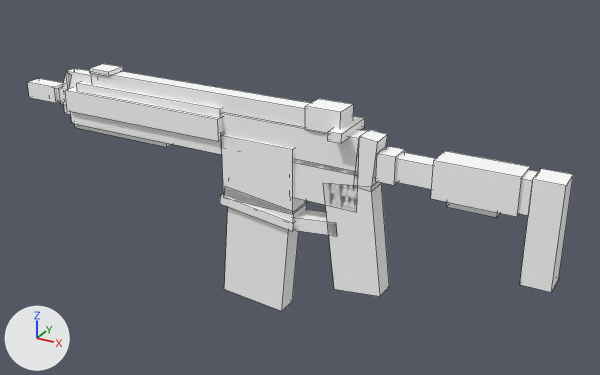
The OBJ model crafting-dead-core/src/main/resources/assets/craftingdead/models/gun/mpt55.obj, before and after one commit.
Before and after are seen from a 50 mm camera at (8.76, -9.18, 5.21) aimed at (3.57, 0.25, 0.49). Arrows for +X, +Y and +Z are at lower left; the lights stay in place. Mesh edges are drawn as thin lines. Where no turn or scale is listed for an object, it has been applied to the vertices.

Names of what the first picture shows: 'Shape1', 'Shape10', 'Shape11', 'Shape13', 'Shape17', 'Shape20', 'Shape21', 'Shape28', 'Shape29', 'Shape31', 'Shape32', 'Shape4', 'Shape5', 'Shape7', 'Shape8', 'Shape9'.
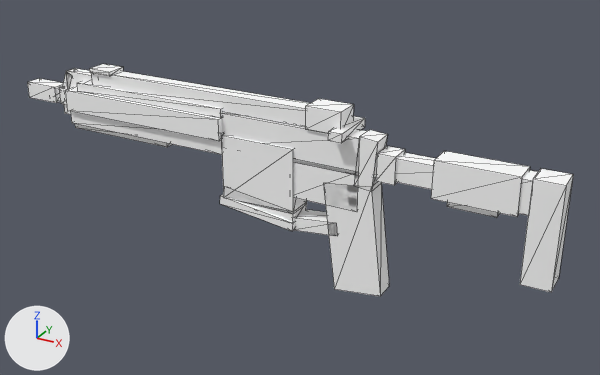
The newer file is also turned or shifted as a whole; pictures and numbers use the older file's frame.

The change in detail:
me_shape1 is used by ob_shape1; location (0.0, 0.0, 0.0).
me_shape1 had 8 vertices, 6 faces and spanned x -0.625..-0.312, y -0.187..0.0, z 1.275..1.462.
me_shape1 now has 8 vertices, 12 faces and spans x -0.625..-0.312, y -0.187..0.0, z 1.275..1.462.
Part 1, on me_shape1:
6 faces are deleted.
12 new faces join them.
me_shape20 is used by ob_shape20; location (0.0, 0.0, 0.0).
me_shape20 had 8 vertices, 6 faces and spanned x 4.19..5.07, y -0.25..0.06, z -0.67..0.96.
me_shape20 now has 8 vertices, 12 faces and spans x 4.19..5.07, y -0.25..0.06, z -0.67..0.96.
Part 2, on me_shape20:
6 faces are deleted.
12 new faces join them.
me_shape31 is used by ob_shape31; location (0.0, 0.0, 0.0).
me_shape31 had 8 vertices, 6 faces and spanned x 5.875..6.5, y -0.219..0.031, z 0.9..1.087.
me_shape31 now has 8 vertices, 12 faces and spans x 5.875..6.5, y -0.219..0.031, z 0.9..1.087.
Part 3, on me_shape31:
6 faces are deleted.
12 new faces join them.
me_shape4 is used by ob_shape4; location (0.0, 0.0, 0.0).
me_shape4 had 8 vertices, 6 faces and spanned x -0.375..0.0, y -0.219..0.031, z 1.244..1.494.
me_shape4 now has 8 vertices, 12 faces and spans x -0.375..0.0, y -0.219..0.031, z 1.244..1.494.
Part 4, on me_shape4:
6 faces are deleted.
12 new faces join them.
me_shape5 is used by ob_shape5; location (0.0, 0.0, 0.0).
me_shape5 had 8 vertices, 6 faces and spanned x -1.031..-0.469, y -0.219..0.031, z 1.244..1.494.
me_shape5 now has 8 vertices, 12 faces and spans x -1.031..-0.469, y -0.219..0.031, z 1.244..1.494.
Part 5, on me_shape5:
6 faces are deleted.
12 new faces join them.
me_shape7 is used by ob_shape7; location (0.0, 0.0, 0.0).
me_shape7 had 8 vertices, 6 faces and spanned x 0.31..4.38, y -0.22..0.03, z 1.59..1.84.
me_shape7 now has 8 vertices, 12 faces and spans x 0.31..4.38, y -0.22..0.03, z 1.59..1.84.
Part 6, on me_shape7:
6 faces are deleted.
12 new faces join them.
me_shape8 is used by ob_shape8; location (0.0, 0.0, 0.0).
me_shape8 had 8 vertices, 6 faces and spanned x 0.06..2.62, y -0.28..0.09, z 1.52..1.65.
me_shape8 now has 8 vertices, 12 faces and spans x 0.06..2.62, y -0.28..0.09, z 1.52..1.65.
Part 7, on me_shape8:
6 faces are deleted.
12 new faces join them.
me_shape9 is used by ob_shape9; location (0.0, 0.0, 0.0).
me_shape9 had 8 vertices, 6 faces and spanned x -0.12..2.62, y -0.28..0.09, z 0.99..1.31.
me_shape9 now has 8 vertices, 12 faces and spans x -0.12..2.62, y -0.28..0.09, z 0.99..1.31.
Part 8, on me_shape9:
6 faces are deleted.
12 new faces join them.
Object 'Shape32' (ob_shape32) is deleted.

What differs and where, as boxes [x1, y1, x2, y2] in the pictures (600 x 375 px):
'Shape32', deleted: before [224, 207, 299, 311]
part 1 of me_shape1, built on: [56, 86, 63, 101] in both
part 2 of me_shape20, built on: [324, 182, 389, 296] in both
part 3 of me_shape31, built on: [447, 202, 500, 218] in both
part 4 of me_shape4, built on: [59, 87, 68, 105] in both
part 5 of me_shape5, built on: [27, 78, 63, 103] in both
part 6 of me_shape7, built on: [91, 71, 310, 127] in both
part 7 of me_shape8, built on: [77, 82, 223, 118] in both
part 8 of me_shape9, built on: [71, 111, 222, 155] in both
